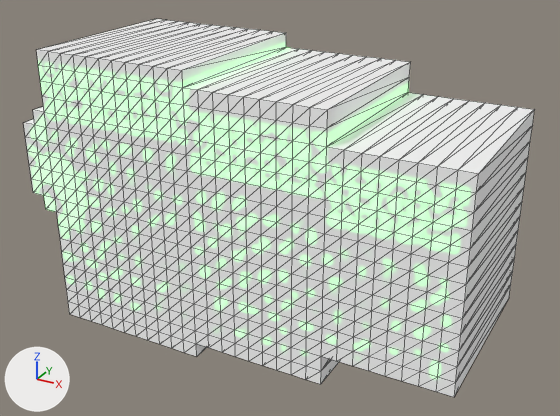
The glTF model Toyz_Builder_Java_v8_survival_src/assets/models/nib.glb, before and after one commit.
The view is the same before and after, from a camera (50 mm lens) standing at (1.283, -2.246, 1.062) and looking at (0.044, 0.006, -0.064). Every picture has the same lights, and +X, +Y and +Z are marked at lower left. The first picture is the older version. Mesh edges are drawn as thin lines. Where no turn or scale is listed for an object, it has been applied to the vertices.

Objects in the first picture: 'GIANTNIBL_voxel'.
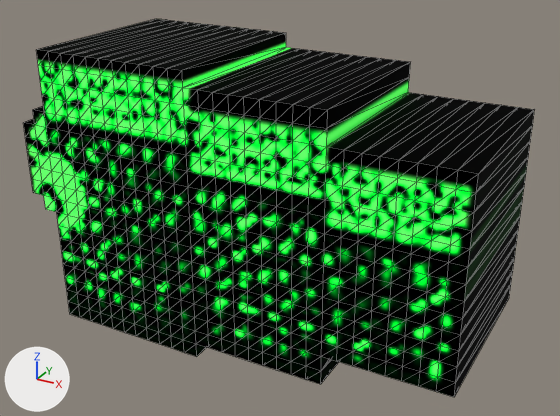
Pixel boxes (x1, y1, x2, y2) of what changed, in the pictures (560 x 416 px):
'GIANTNIBL_voxel', recoloured (darker): (23, 19, 535, 397) in both

Patch to the scene script:
```diff
--- a/Toyz_Builder_Java_v8_survival_src/assets/models/nib.glb.py
+++ b/Toyz_Builder_Java_v8_survival_src/assets/models/nib.glb.py
@@ mat_material_019 @@
+mat_material_019 = bpy.data.materials.new('Material.019')
+# uses the picture img_giantnibl
@@ me_spritevoxel_042 @@
 me_spritevoxel_042.from_pydata(...)  # 1056 vertices, 5736 faces; spans x -0.82..0.82, y -0.33..0.33, z -0.55..0.49
-me_spritevoxel_042.materials.append(mat_material_006)
+me_spritevoxel_042.materials.append(mat_material_019)
```
